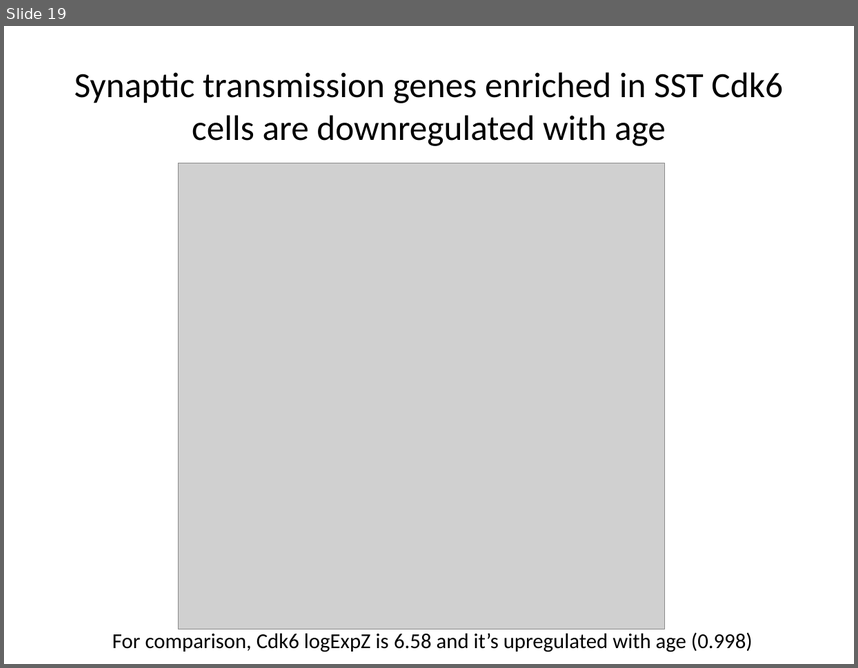
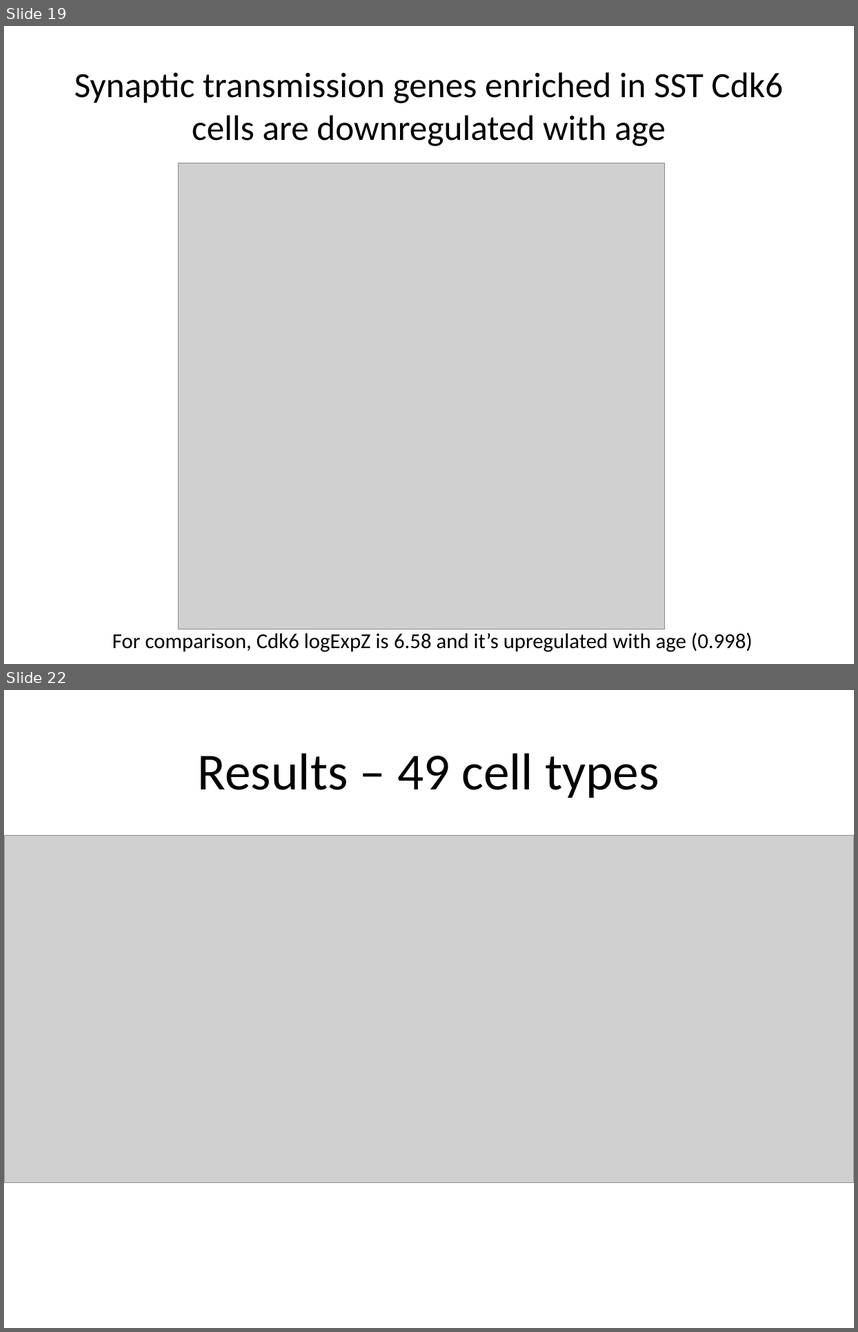
Before and after one commit to leonfrench/CellTypesAging, a slide deck: docs/CellTypes.pptx. Shown one above the other, each under a label of ours: slide 19 before the commit, slides 19 and 22 after it; the slides between them are not shown. The pictures are 858x668 and 858x1332 pixels, drawn with LibreOffice and Linux fonts; fonts in the diff are those of the drawing; grey boxes stand for pictures. Boxes give left, top, right and bottom in pixels: in the first picture for what was removed or moved away, otherwise in the second. Text is boxed around its words. In the diff, an @@ line names an element or a change of style, - is before the commit and + after.

Commit message:
Fixed a bug in GOxCell type code, added summary output Updated powerpoint slides

```diff
--- a/docs/CellTypes.pptx
+++ b/docs/CellTypes.pptx
@@ slide 22 added at (4,690,854,1328), background #FFFFFF @@
@@ title added at (198,753,660,798), 44 pt, text #000000 @@
+Results – 49 cell types
@@ picture added at (4,836,854,1182) @@
```
Also in this commit, not shown: 17 other slides added, 2 other files.
